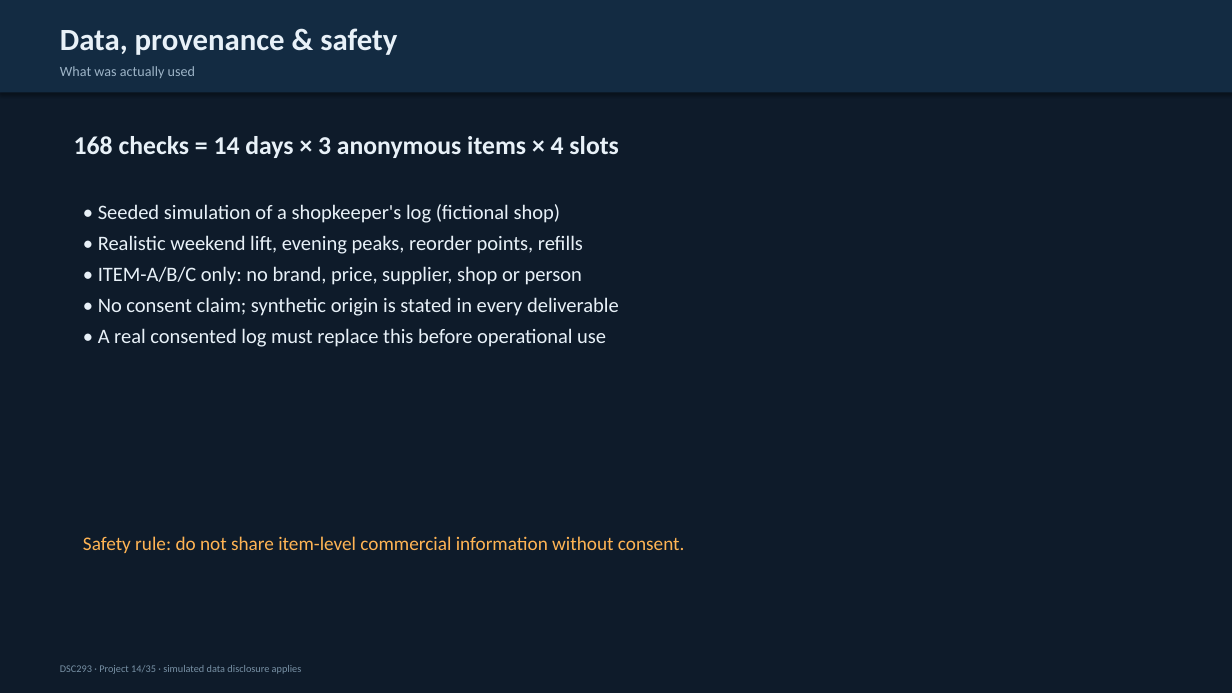
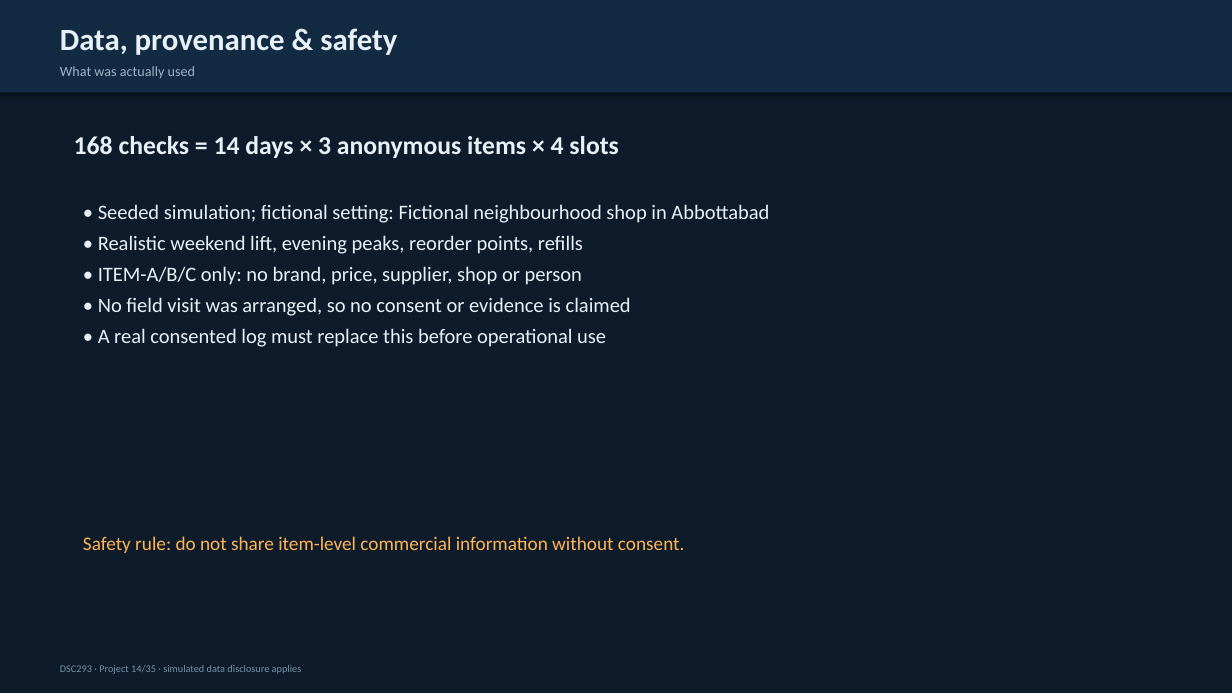
Before and after one commit to Nemat-commits/DSF, a slide deck: slide 3 of outputs/reports/DSC293_Shelf_Stock_Forecast_Slides.pptx. Drawn at 1232x693 pixels with LibreOffice and Linux fonts; fonts in the diff are those of the drawing. Boxes give left, top, right and bottom in pixels: in the first picture for what was removed or moved away, otherwise in the second. Text is boxed around its words. In the diff, an @@ line names an element or a change of style, - is before the commit and + after.

Commit message:
Add honest Abbottabad scenario framing and real field-collection kit

```diff
--- a/outputs/reports/DSC293_Shelf_Stock_Forecast_Slides.pptx
+++ b/outputs/reports/DSC293_Shelf_Stock_Forecast_Slides.pptx
@@ text at (98,204,769,223): text changed @@
-• Seeded simulation of a shopkeeper's log (fictional shop)
+• Seeded simulation; fictional setting: Fictional neighbourhood shop in Abbottabad
@@ text at (98,297,631,316): text changed @@
-• No consent claim; synthetic origin is stated in every deliverable
+• No field visit was arranged, so no consent or evidence is claimed
```
Also in this commit, not shown: 2 other slides changed, 12 other files.
